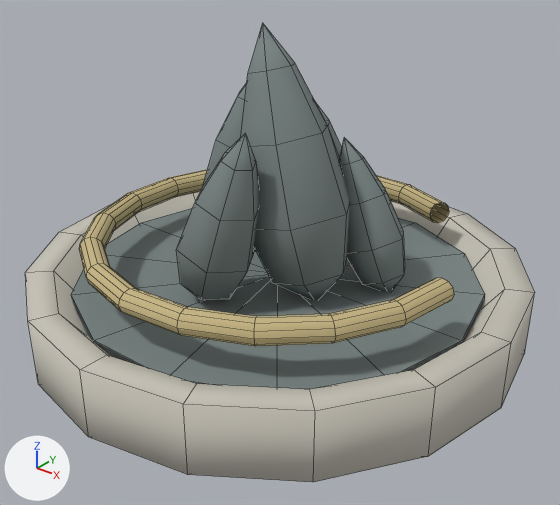
Two versions of the OBJ model assets/models/items/bell_salt.obj, one commit apart.
Both versions are drawn from a 50 mm lens placed at (1.314, -1.633, 1.479), pointed at (0.03, -0.028, 0.485). The axes (+X, +Y, +Z) are drawn at lower left. The lights are the same throughout. The picture after the commit comes second. Mesh edges are drawn as thin lines. Where no turn or scale is listed for an object, it has been applied to the vertices. Vertices at exactly the same position are counted once.

Objects in the first picture: 'bell_salt'.
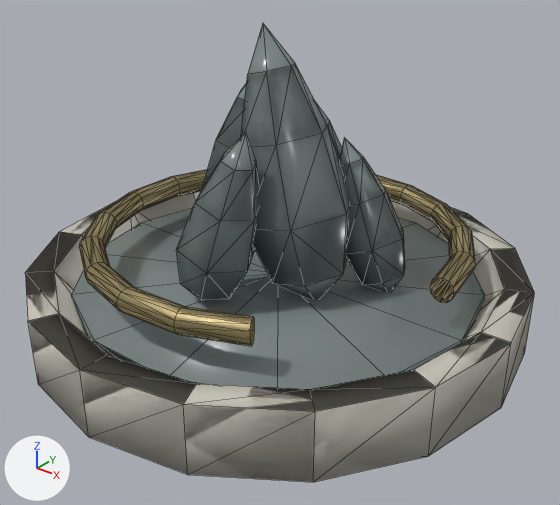
Where the change shows, as pixel boxes (x1, y1, x2, y2) in the pictures (560 x 505 px; the box of a moved part takes in the faces that stretch with it):
```json
{"object": "bell_salt", "change": "surface changed, reshaped", "before": [25, 24, 534, 482], "after": [25, 24, 534, 482], "on screen": "darker"}
{"part": 1, "of": "me_bell_salt", "change": "moved or reshaped", "before": [79, 170, 454, 346], "after": [79, 170, 475, 346]}
```

The change, as JSON lines over the scene's bpy script:
```json
{"op": "set", "path": "mat_smoked_glass.roughness", "old": "1.0", "new": "0.25"}
{"block": "mat_ritual_gold", "where": "n0 = _N.new('ShaderNodeBsdfPrincipled'); n0.name = 'Principled BSDF'"}
{"op": "add", "block": "mat_ritual_gold", "code": "n0.inputs[1].default_value = 0.75  # 'Metallic'"}
{"op": "set", "path": "n0.inputs[2].default_value", "old": "1.0", "new": "0.48", "note": "'Roughness'"}
{"op": "remove", "block": "mat_ritual_gold", "code": "n2 = _N.new('ShaderNodeTexImage'); n2.name = 'Image Texture'"}
{"op": "remove", "block": "mat_ritual_gold", "code": "n2.image = img_gold_png"}
{"op": "remove", "block": "mat_ritual_gold", "code": "n2.projection = 'SPHERE'"}
{"op": "remove", "block": "mat_ritual_gold", "code": "_L.new(n2.outputs[0], n0.inputs[1])  # 'Color' to 'Metallic'"}
{"block": "me_bell_salt", "where": "# used by ob_bell_salt; location = (0.0, 0.0, 0.0)"}
{"op": "remove", "block": "me_bell_salt", "code": "me_bell_salt.from_pydata(...)  # 492 vertices, 512 faces; spans x -0.74..0.74, y -0.74..0.74, z 0.0..1.139"}
{"op": "add", "block": "me_bell_salt", "code": "me_bell_salt.from_pydata(...)  # 492 vertices, 1360 faces; spans x -0.74..0.74, y -0.74..0.74, z 0.0..1.139"}
{"block": "me_bell_salt", "change": "me_bell_salt part 1: 2 vertices moved from x 0.511..0.54, y -0.185..-0.175, z 0.485..0.538 to x 0.511..0.54, y 0.175..0.185, z 0.485..0.538; 190 vertices removed from x -0.568..0.544, y -0.573..0.572, z 0.485..0.555; 190 vertices added at x -0.568..0.544, y -0.572..0.573, z 0.485..0.555"}
```
